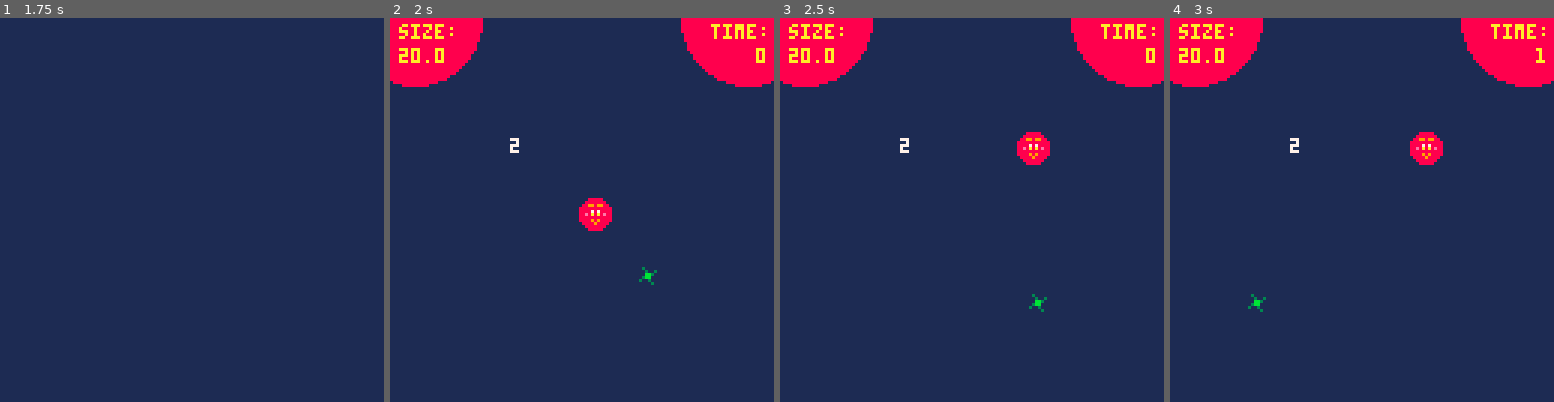
Above: before the commit, frames 1-4 (left to right).
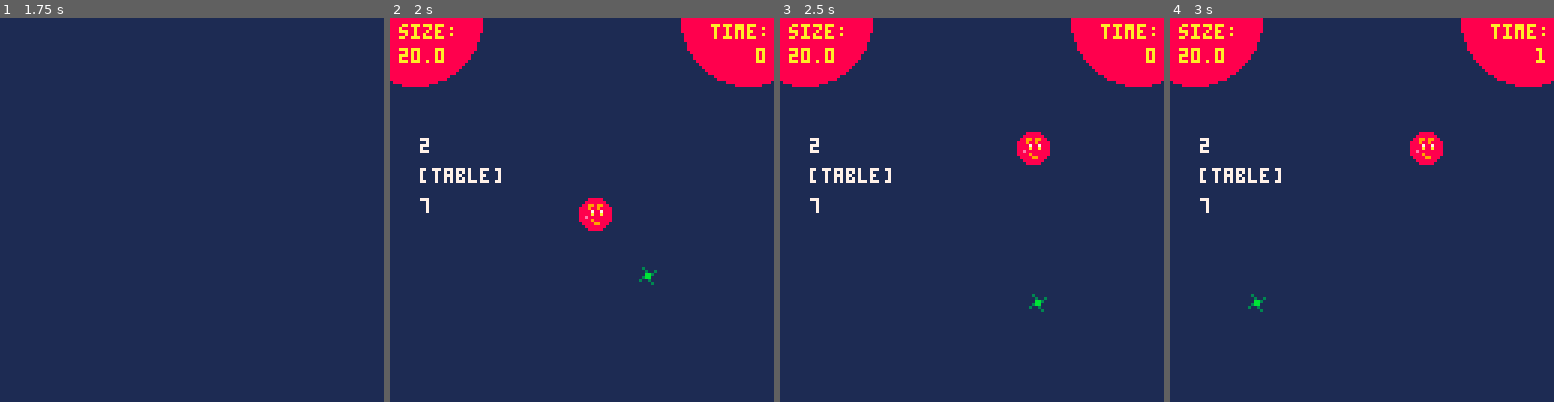
Above: after the commit, the same moments.

Repository: acmcpheron02/beeg
Game: PICO-8 cartridge beeg.p8
Two runs of this game, one before a commit and one after it. Both use one fixed random seed, a clock stepped at 60 frames per second and the inputs below.
Inputs:
- Up to frame 1 (1.75 s): tap X (X key) at 0.33, 1.07 s; hold Right from 1.6 s (still down)
- Up to frame 2 (2 s): keep holding Right; tap X (X key) at 1.85 s
- Up to frame 3 (2.5 s): release Right at 2.1 s; hold Up 2.15-2.42 s; hold Right from 2.47 s (still down)
- Up to frame 4 (3 s): keep holding Right; tap X (X key) at 2.97 s

Frame 1 is identical in both runs. In frame 2, 0.6% of the frame differs, in the area x 7-57%, y 31-54%; in frame 3, 0.6%; in frame 4, 0.6%.

Commit message:
player animations reimplemented

Diff:
--- a/beeg.p8
+++ b/beeg.p8
@@ -102,7 +102,9 @@
   circfill(cam.posx+119, cam.posy, 22, 8)
   print("time:", cam.posx + 107, cam.posy + 2, 10)
   print(flr(timer), cam.posx + 126 - #tostr(flr(timer))*4, cam.posy + 10, 10)
-  print(frame, cam.posx + 40, cam.posy+40, 7)
+  print(frame, cam.posx + 10, cam.posy+40, 7)
+  print(player.anim["idle"], cam.posx + 10, cam.posy+50, 7)
+  print(psprite[3], cam.posx + 10, cam.posy+60, 7)
 end
 
 function lvl1_update()
@@ -242,10 +244,10 @@
   p.radius = 5
   p.xFlipped = false
   p.anim = {
-    idle = 0,
-    side = 1,
-    up = 2,
-    down = 3
+    ["idle"] = {0,0,7,7},
+    ["side"] = {8,0,7,7},
+    ["up"] = {16,0,7,7},
+    ["down"] = {24,0,7,7},
   }
   function p.add_mass(m)
     p.mass += m
@@ -272,8 +274,15 @@
   end
 
   function p.draw_actor()
+    if p.dx < 0 then p.xFlipped = true end
+    if p.dx > 0 then p.xFlipped = false end
+
+    psprite = p.anim["idle"]
+    if p.dx != 0 then psprite = p.anim["side"] end
+    if p.dy > 0 then psprite = p.anim["down"] end
+    if p.dy < 0 then psprite = p.anim["up"] end
     ovalfill(p.x-p.size, p.y-p.size, p.x+p.w+p.size, p.y+p.h+p.size, 8)
-    spr(p.sprite, p.x, p.y, 1, 1, p.xFlipped)
+    sspr(psprite[1], psprite[2], psprite[3], psprite[4], p.x, p.y, psprite[3], psprite[4], p.xFlipped)
     if debug == true then
       pset(p.x, p.y, 7)
       pset(p.x, p.y+p.h, 7)
@@ -421,14 +430,14 @@
 
 
 __gfx__
-09909900099099000990990090000090000000000000000000000000000000000000000000000000000000000000000000000000000000000000000000000000
-00000000090090009070709009909900000000000000000000000000000000000000000000000000000000000000000000000000000000000000000000000000
+09909900099099000900090009000900000000000000000000000000000000000000000000000000000000000000000000000000000000000000000000000000
+00000000090090009070709000909000000000000000000000000000000000000000000000000000000000000000000000000000000000000000000000000000
 007070000070070000a0a00000000000000000000000000000000000000000000000000000000000000000000000000000000000000000000000000000000000
-e0a0a0e000a00a00e00000e000707000000000000000000000000000000000000000000000000000000000000000000000000000000000000000000000000000
-00000000e0a00a000000000000a0a000000000000000000000000000000000000000000000000000000000000000000000000000000000000000000000000000
-009090000000000009000900e00000e0000000000000000000000000000000000000000000000000000000000000000000000000000000000000000000000000
-00090000090000000099900000999000000000000000000000000000000000000000000000000000000000000000000000000000000000000000000000000000
-00000000009900000000000000000000000000000000000000000000000000000000000000000000000000000000000000000000000000000000000000000000
+00a0a00000a00a00e00000e000707000000000000000000000000000000000000000000000000000000000000000000000000000000000000000000000000000
+e00000e0e00000000090900000a0a000000000000000000000000000000000000000000000000000000000000000000000000000000000000000000000000000
+009090000090000000090000e00000e0000000000000000000000000000000000000000000000000000000000000000000000000000000000000000000000000
+00090000000990000000000000090000000000000000000000000000000000000000000000000000000000000000000000000000000000000000000000000000
+00000000000000000000000000000000000000000000000000000000000000000000000000000000000000000000000000000000000000000000000000000000
 11111111111111111111111111111111000000000000000000000000000000000000000000000000000000000000000000000000000000000000000000000000
 1111111111111c111111111111c11111000000000000000000000000000000000000000000000000000000000000000000000000000000000000000000000000
 111111111111c1c1111cc1111c1c1111000600000000000000000000000000000000000000000000000000000000000000000000000000000000000000000000
